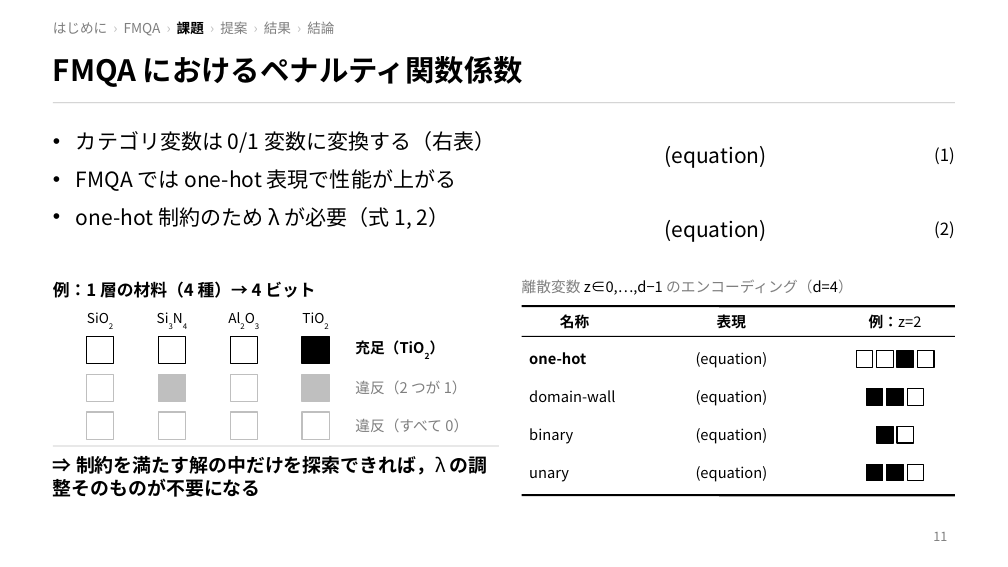
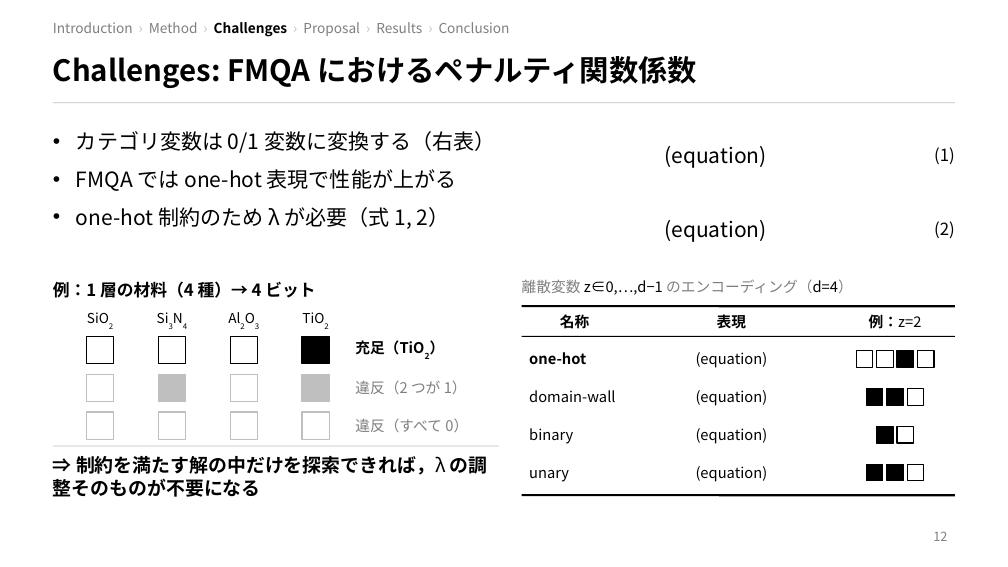
Before and after one commit to taiga-hayashi/QAOA_BBO_Public, a slide deck: slide 12 of docs/slide/slide_ja.pptx (slide 11 before the commit). Drawn at 1008x567 pixels with LibreOffice and Linux fonts; fonts in the diff are those of the drawing. Boxes give left, top, right and bottom in pixels: in the first picture for what was removed or moved away, otherwise in the second. Text is boxed around its words. In the diff, an @@ line names an element or a change of style, - is before the commit and + after.

```diff
--- a/docs/slide/slide_ja.pptx
+++ b/docs/slide/slide_ja.pptx
@@ text at (53,22,510,37): text changed @@
-はじめに › FMQA › 課題 › 提案 › 結果 › 結論
+Introduction › Method › Challenges › Proposal › Results › Conclusion
@@ title at (53,56,697,88): text changed @@
-FMQA におけるペナルティ関数係数
+Challenges: FMQA におけるペナルティ関数係数
@@ page number at (933,531,947,541): text changed @@
-11
+12
```
Also in this commit, not shown: 21 other slides changed, 4 slides added, 1 slide removed.
